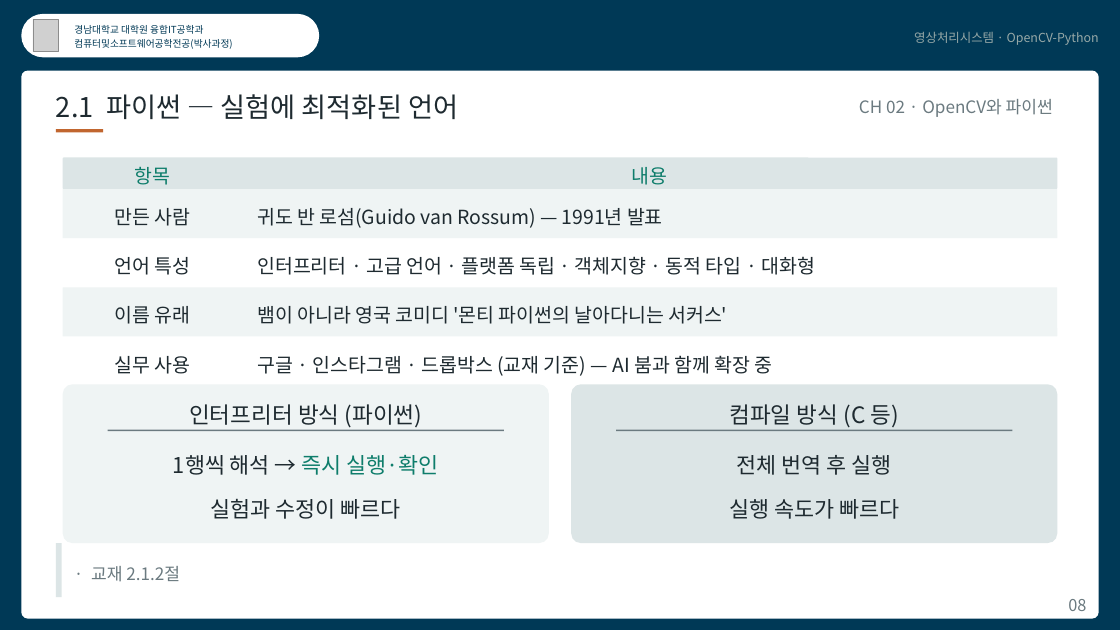
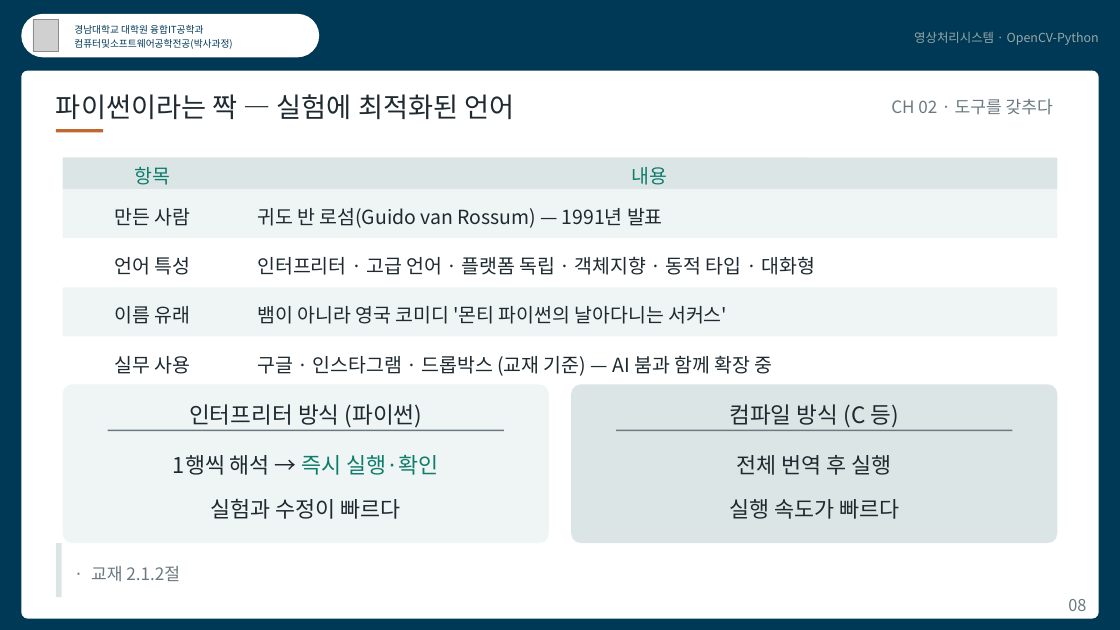
Before and after one commit to kkiimmiinn/cs-study-lab, a slide deck: slide 8 of ips/영상처리시스템_CH02.pptx. Drawn at 1120x630 pixels with LibreOffice and Linux fonts; fonts in the diff are those of the drawing; grey boxes stand for pictures. Boxes give left, top, right and bottom in pixels: in the first picture for what was removed or moved away, otherwise in the second. Text is boxed around its words. In the diff, an @@ line names an element or a change of style, - is before the commit and + after.

```diff
--- a/ips/영상처리시스템_CH02.pptx
+++ b/ips/영상처리시스템_CH02.pptx
@@ text at <box>56,94,514,119</box>: text changed @@
-2.1 파이썬 — 실험에 최적화된 언어
+파이썬이라는 짝 — 실험에 최적화된 언어
@@ text at <box>891,99,1053,115</box>: text changed @@
-CH 02 · OpenCV와 파이썬
+CH 02 · 도구를 갖추다
```
Also in this commit, not shown: 15 other slides changed, 51 other files.
